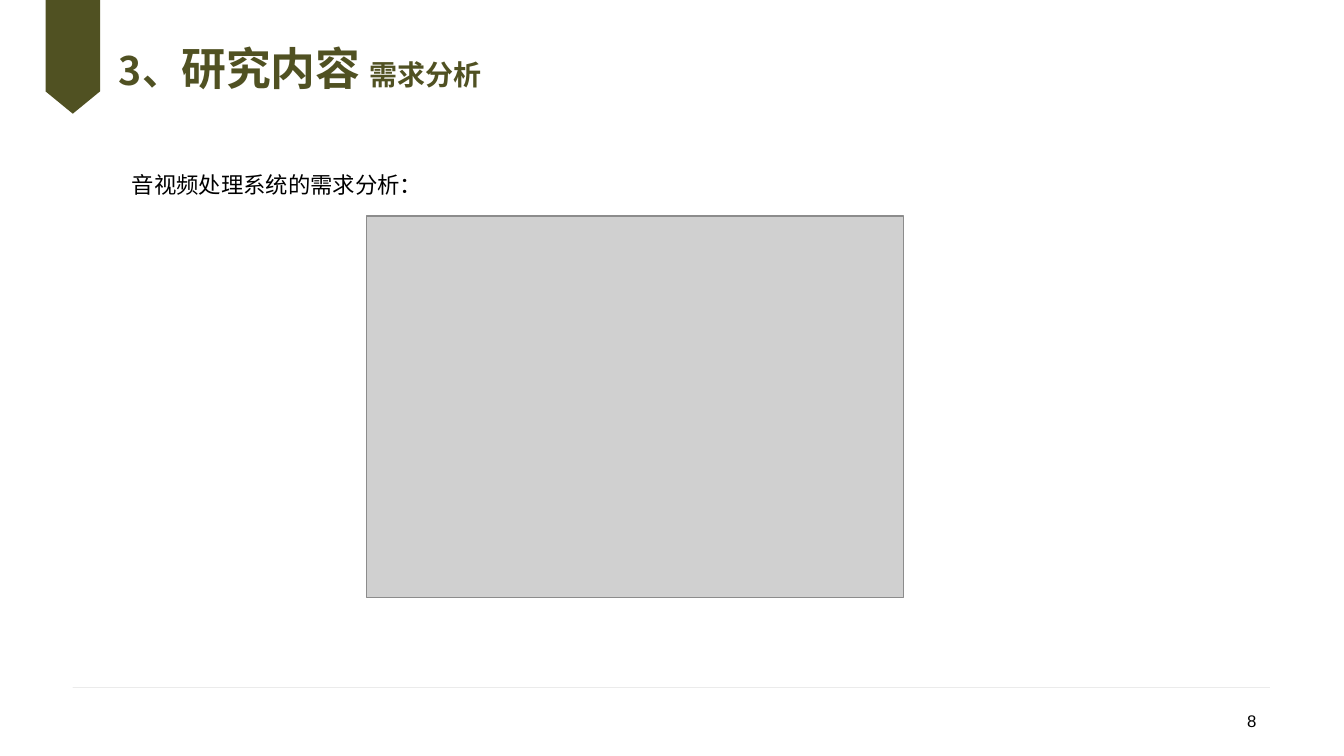
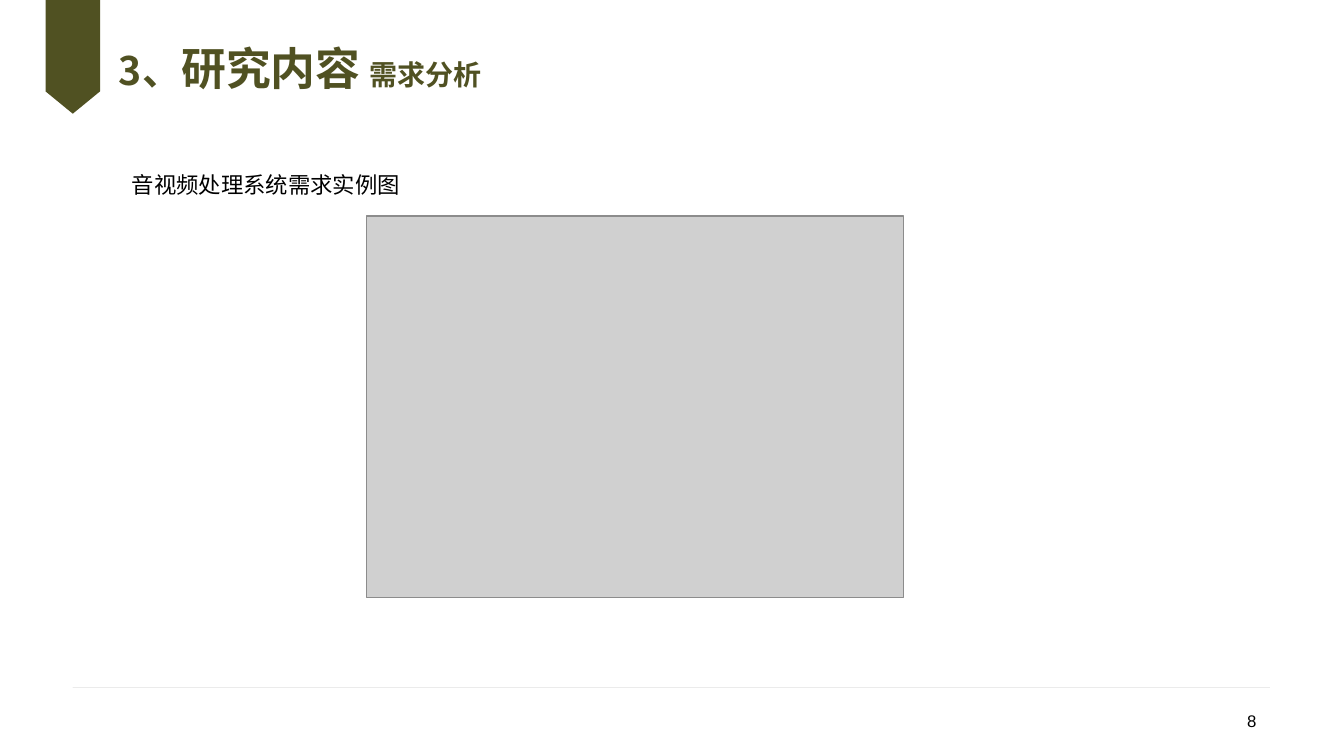
Before and after one commit to knoxnoe/GraduationProject, a slide deck: slide 8 of doc/paper/v2/缑通旺-开题.pptx. Drawn at 1344x756 pixels with LibreOffice and Linux fonts; fonts in the diff are those of the drawing; grey boxes stand for pictures; background and template pictures are left out. Boxes give left, top, right and bottom in pixels: in the first picture for what was removed or moved away, otherwise in the second. Text is boxed around its words. In the diff, an @@ line names an element or a change of style, - is before the commit and + after.

```diff
--- a/doc/paper/v2/缑通旺-开题.pptx
+++ b/doc/paper/v2/缑通旺-开题.pptx
@@ text at bbox=[132, 174, 400, 195]: text changed @@
-音视频处理系统的需求分析：
+音视频处理系统需求实例图
```
Also in this commit, not shown: 8 other slides changed, 4 other files.
